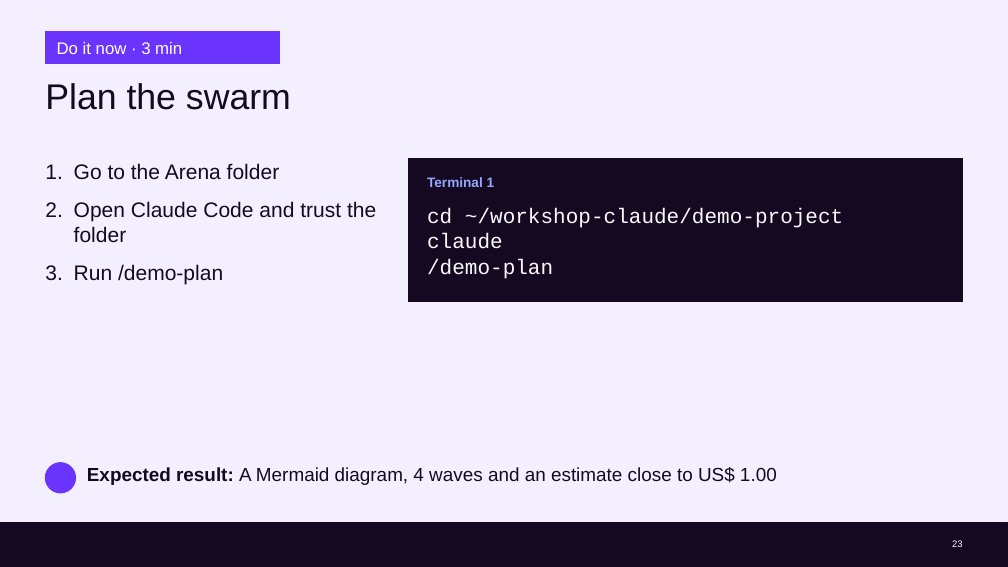
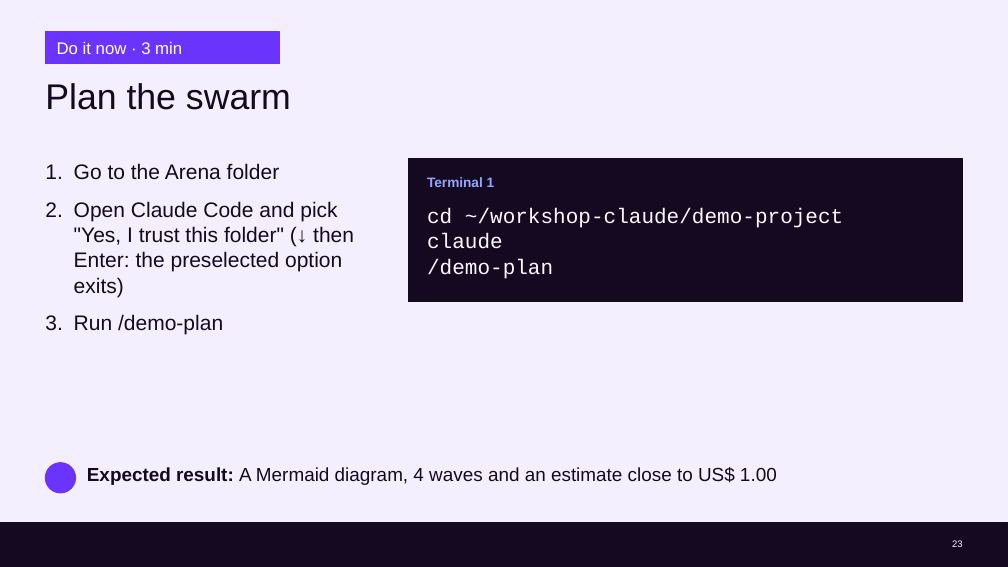
Before and after one commit to cx-guilherme-pinto/workshop-claude, a slide deck: slide 23 of slides/workshop.en.pptx. Drawn at 1008x567 pixels with LibreOffice and Linux fonts; fonts in the diff are those of the drawing; background and template pictures are left out. Boxes give left, top, right and bottom in pixels: in the first picture for what was removed or moved away, otherwise in the second. Text is boxed around its words. In the diff, an @@ line names an element or a change of style, - is before the commit and + after.

```diff
--- a/slides/workshop.en.pptx
+++ b/slides/workshop.en.pptx
@@ text at bbox=[74, 201, 354, 297]: text changed @@
-2. Open Claude Code and trust the folder
+2. Open Claude Code and pick "Yes, I trust this folder" (↓ then Enter: the preselected option exits)
```
Also in this commit, not shown: 11 other slides changed, 9 other files.
